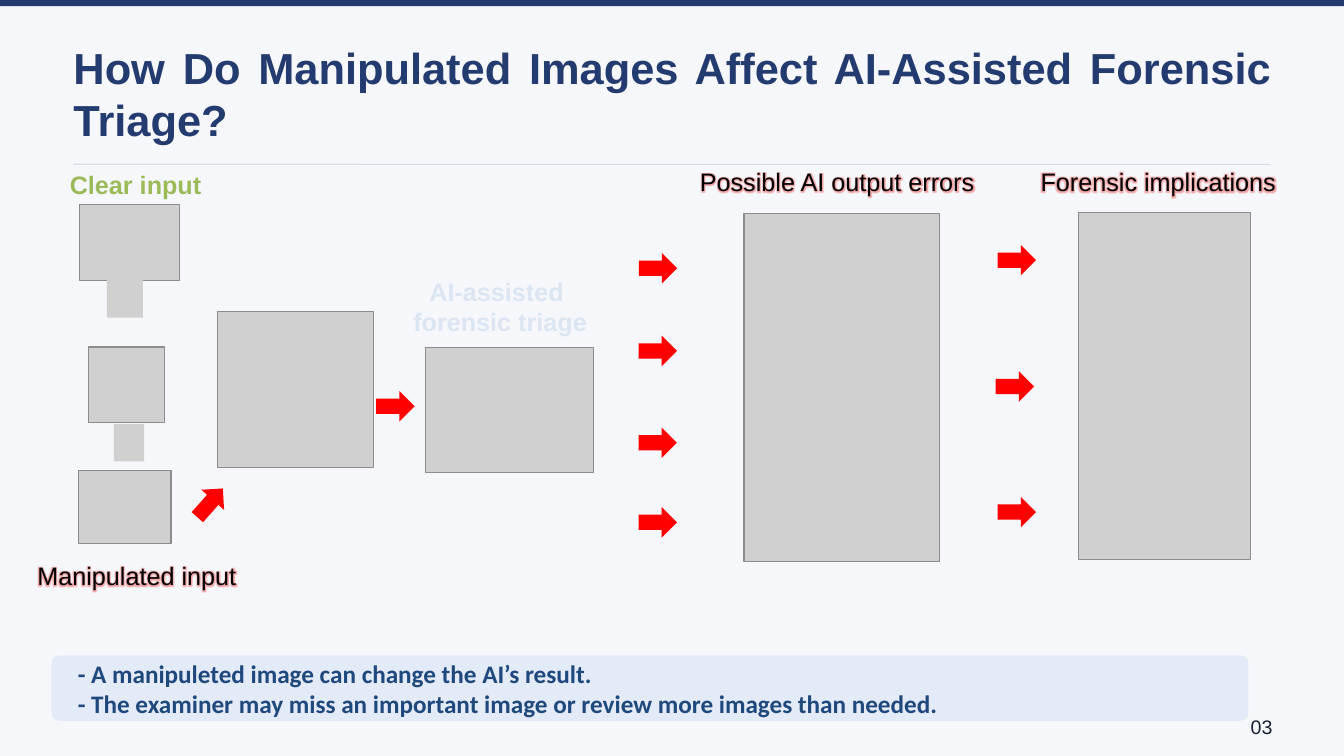
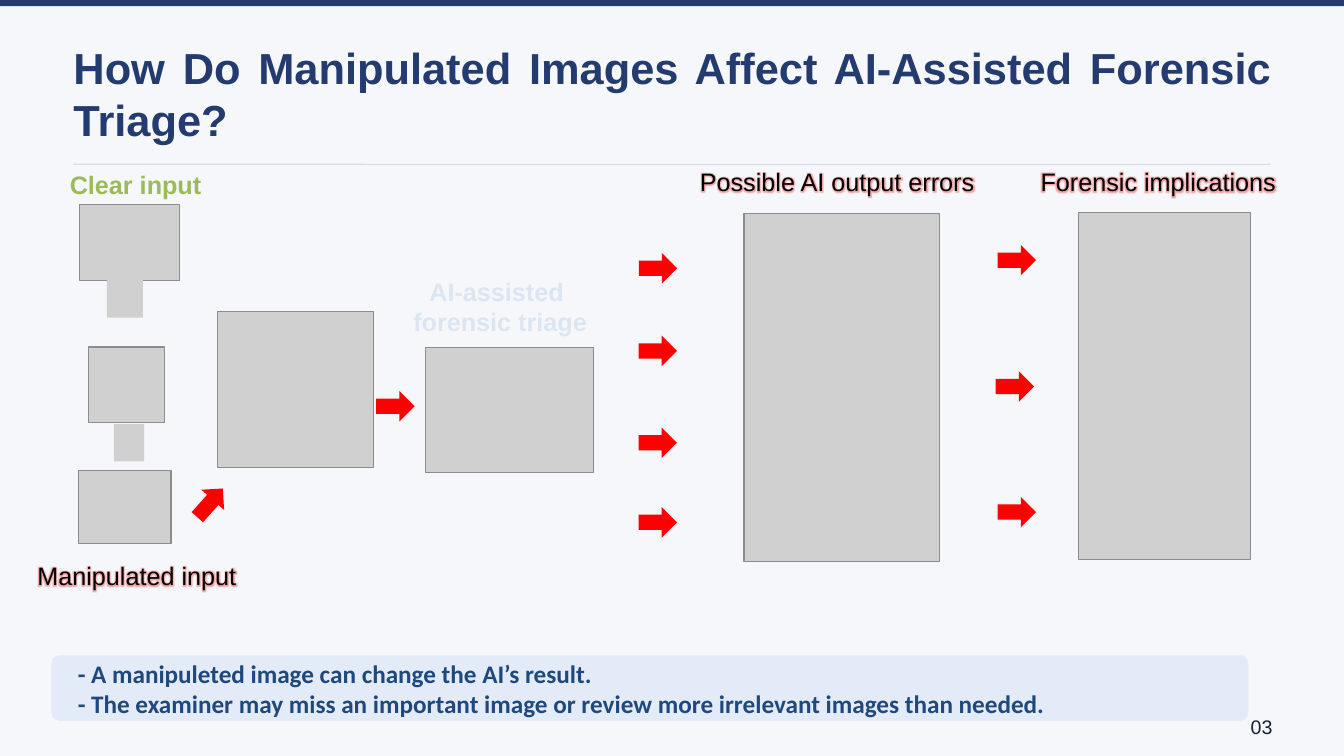
Before and after one commit to lmolinario/Molinario_Thesis_Defense_2026, a slide deck: slide 3 of Molinario_Thesis_Defense_2026.pptx. Drawn at 1344x756 pixels with LibreOffice and Linux fonts; fonts in the diff are those of the drawing; grey boxes stand for pictures; background and template pictures are left out. Boxes give left, top, right and bottom in pixels: in the first picture for what was removed or moved away, otherwise in the second. Text is boxed around its words. In the diff, an @@ line names an element or a change of style, - is before the commit and + after.

```diff
--- a/Molinario_Thesis_Defense_2026.pptx
+++ b/Molinario_Thesis_Defense_2026.pptx
@@ text at [91, 665, 1044, 718]: text changed @@
-- A manipuleted image can change the AI’s result.
-- The examiner may miss an important image or review more images than needed.
+- A manipuleted image can change the AI’s result.
+- The examiner may miss an important image or review more irrelevant images than needed.
```
Also in this commit, not shown: 11 other slides changed.
